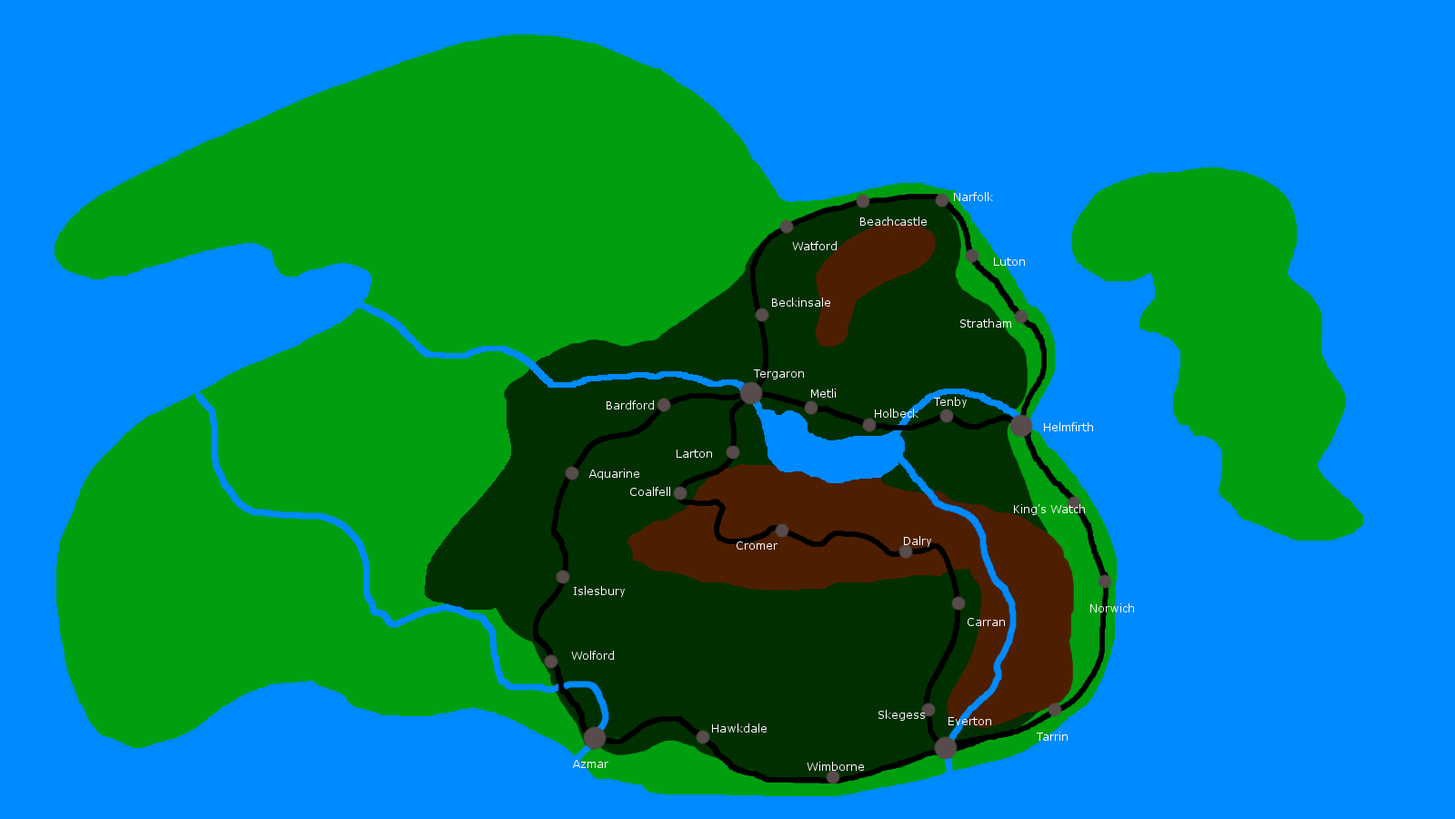
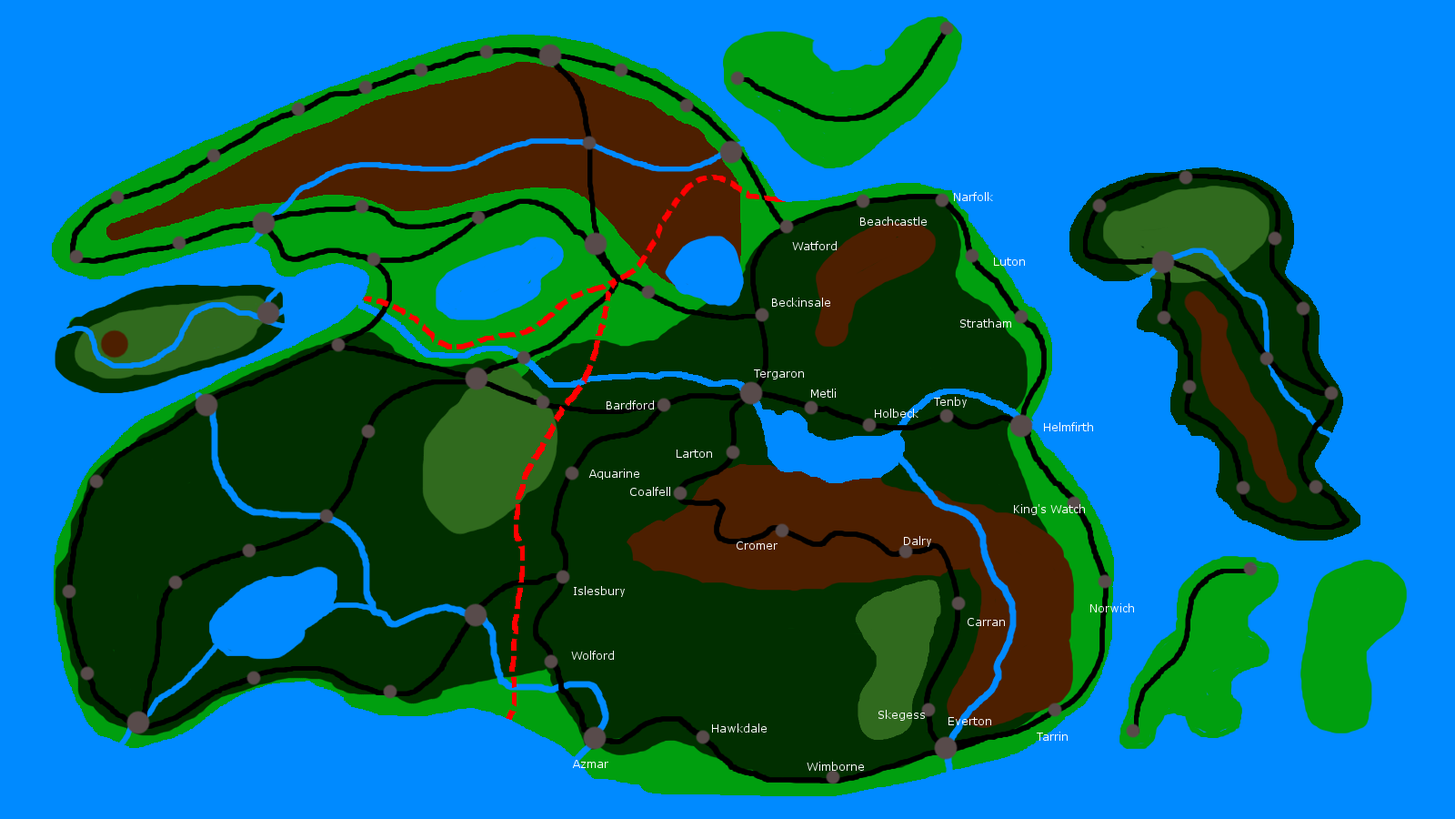
Before/after of a 1455×819 layered artwork. What changed in the layer stack:
moved "Ocean" above "Country Boarders", painted on it over box(51, 15, 1408, 796)
showed "Country Boarders", painted on it over box(341, 174, 789, 742)
painted on "Roads" over box(61, 20, 1350, 738)
painted on "Rivers/Lakes" over box(51, 138, 1342, 765)
painted on "Features" over box(51, 61, 1408, 740)
painted on "Land" over box(51, 15, 1408, 796)
